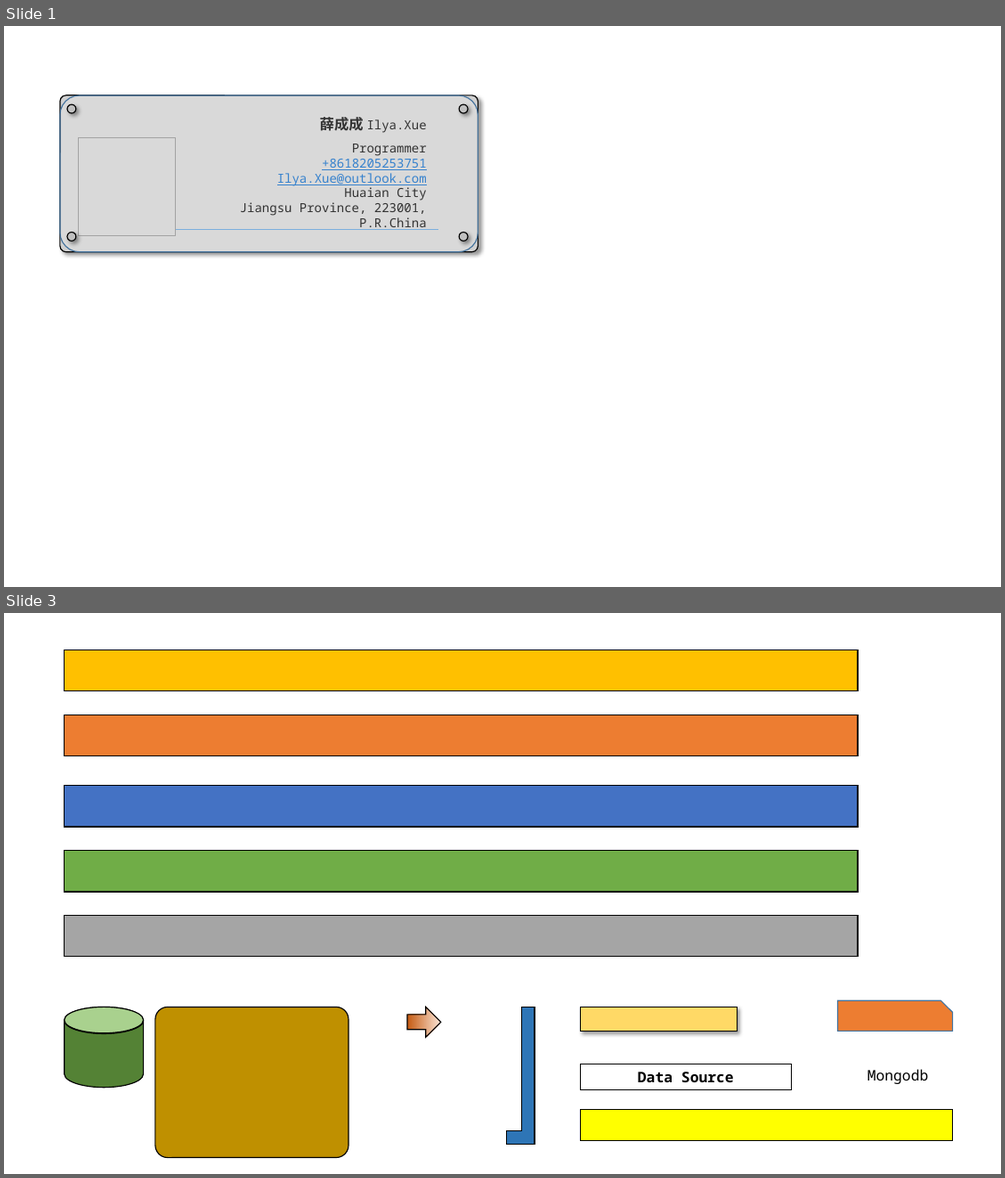
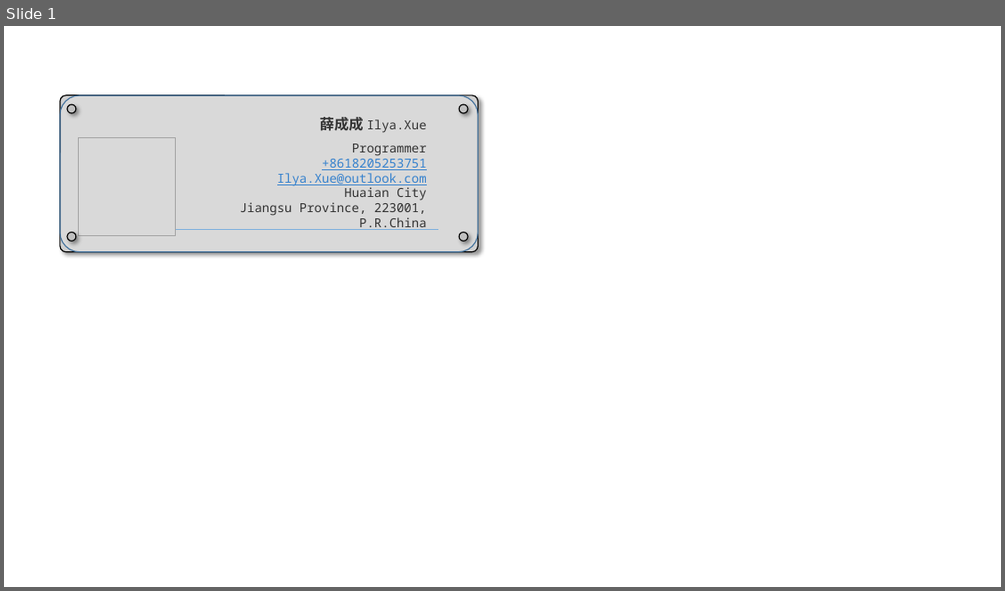
Before and after one commit to xuechengcheng1104/xuechengcheng1104.github.io, a slide deck: trunk/doc/30_ID.pptx. Shown one above the other, each under a label of ours: slides 1 and 3 before the commit, slide 1 after it; the slides between them are not shown. The pictures are 1005x1178 and 1005x591 pixels, drawn with LibreOffice and Linux fonts; fonts in the diff are those of the drawing; grey boxes stand for pictures. Boxes give left, top, right and bottom in pixels: in the first picture for what was removed or moved away, otherwise in the second. Text is boxed around its words. In the diff, an @@ line names an element or a change of style, - is before the commit and + after.

```diff
--- a/trunk/doc/30_ID.pptx
+++ b/trunk/doc/30_ID.pptx
@@ slide 3 removed at [4, 613, 1001, 1174], background #FFFFFF @@
@@ rectangle removed at [65, 649, 858, 690] @@
@@ rectangle removed at [65, 714, 858, 755] @@
@@ rectangle removed at [65, 786, 858, 827] @@
@@ rectangle removed at [65, 850, 858, 892] @@
@@ rectangle removed at [65, 915, 858, 957] @@
@@ cylinder removed at [65, 1007, 144, 1088] @@
@@ ellipse removed at [65, 1007, 144, 1033] @@
@@ rounded rectangle removed at [155, 1007, 348, 1158] @@
@@ right arrow removed at [407, 1007, 441, 1037] @@
@@ corner removed at [507, 1006, 534, 1144] @@
@@ rectangle removed at [580, 1006, 736, 1030] @@
@@ snip rect removed at [838, 1000, 953, 1031] @@
@@ rectangle removed at [581, 1064, 792, 1089] @@
-Data Source
@@ text removed at [867, 1069, 929, 1084] @@
-Mongodb
@@ rectangle removed at [581, 1110, 953, 1141] @@
```
Also in this commit, not shown: 1 slide changed, 1 slide added, 1 other slide removed, 5 other files.
